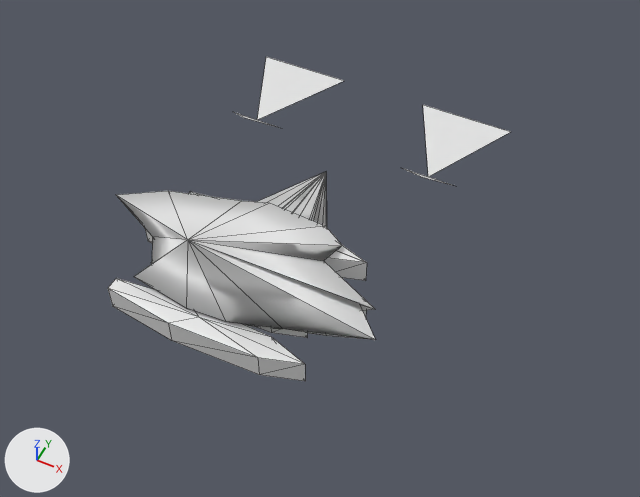
Two versions of the OBJ model GameData/Meshes/Designs/cryo/cryo_bomber_mk2_24.obj, one commit apart.
Both versions are drawn from a camera (50 mm lens) standing at (2.47, -3.66, 5.31) and looking at (0.47, 0.35, 0.3). Lighting does not change. The marker at lower left points along +X, +Y and +Z. The older version comes first. Mesh edges are drawn as thin lines. Where no turn or scale is listed for an object, it has been applied to the vertices. Vertices at exactly the same position are counted once.

Script lines for the objects in view, before the commit:
```python
me_cryo_bomber_mk2_24 = bpy.data.meshes.new('cryo_bomber_mk2_24')
me_cryo_bomber_mk2_24.from_pydata(...)  # 112 vertices, 148 faces; spans x -1.27..1.27, y -0.74..2.64, z 0.0..1.09
ob_cryo_bomber_mk2_24 = bpy.data.objects.new('cryo_bomber_mk2_24', me_cryo_bomber_mk2_24)
ob_cryo_bomber_mk2_24.location = (0.0, 0.0, 0.0)
```
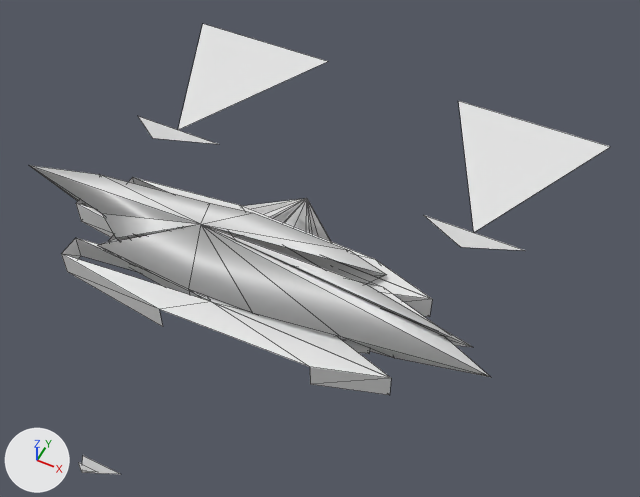
Pixel boxes (x1, y1, x2, y2) of what changed, in the pictures (640 x 497 px; the box of a moved part takes in the faces that stretch with it):
'cryo_bomber_mk2_24', reshaped (44% wider, 39% taller): before (108, 57, 510, 381); after (29, 24, 610, 474)
part 1 of me_cryo_bomber_mk2_24, moved or reshaped (mostly hidden): before (151, 262, 307, 338); after (108, 235, 370, 354)
part 2 of me_cryo_bomber_mk2_24, rebuilt (77% wider, 26% taller): before (116, 172, 376, 340); after (29, 165, 490, 377)
part 3 of me_cryo_bomber_mk2_24, rebuilt (70% wider, 55% taller): before (189, 191, 367, 281); after (129, 177, 432, 317)
part 4 of me_cryo_bomber_mk2_24, rebuilt (mostly hidden): before (145, 229, 366, 318); after (76, 200, 436, 332)
part 5 of me_cryo_bomber_mk2_24, rebuilt (67% wider, 52% taller): before (108, 278, 305, 381); after (61, 238, 391, 395)
part 6 of me_cryo_bomber_mk2_24, deleted: before (257, 57, 344, 120)
part 7 of me_cryo_bomber_mk2_24, deleted: before (234, 112, 280, 128)
part 8 of me_cryo_bomber_mk2_24, deleted: before (423, 105, 510, 177)
part 9 of me_cryo_bomber_mk2_24, deleted: before (402, 168, 451, 185)
part 10 of me_cryo_bomber_mk2_24, added: after (79, 24, 610, 474)

What the commit changed:
me_cryo_bomber_mk2_24 is used by ob_cryo_bomber_mk2_24; location (0.0, 0.0, 0.0).
Verts and faces of me_cryo_bomber_mk2_24; kept vertices keep their numbers, new ones are numbered from 112.
me_cryo_bomber_mk2_24 had 112 vertices, 148 faces and spanned x -1.27..1.27, y -0.74..2.64, z 0.0..1.09.
me_cryo_bomber_mk2_24 now has 126 vertices, 130 faces and spans x -2.13..2.13, y -1.98..2.84, z 0.0..1.09.
me_cryo_bomber_mk2_24 part 1: the loose piece of 17 vertices spanning x -0.61..0.68, y -0.37..-0.17, z 0.05..0.3 is scaled about its middle by (1.68, 1.68, 1), then moved by (0.02, 0.07, 0.0).
me_cryo_bomber_mk2_24 part 2: the loose piece of 34 vertices spanning x -1.24..1.2, y -0.6..1.42, z 0.0..1.09 is rebuilt with 34 vertices and now spans x -2.08..2.01, y -0.44..1.05, z 0.0..1.09.
me_cryo_bomber_mk2_24 part 3: the loose piece of 17 vertices spanning x -0.75..0.84, y 0.29..0.53, z 0.05..0.3 is rebuilt with 17 vertices and now spans x -1.27..1.41, y 0.1..0.51, z 0.05..0.3.
me_cryo_bomber_mk2_24 part 4: the loose piece of 17 vertices spanning x -0.89..0.99, y -0.08..0.21, z 0.05..0.3 is rebuilt with 17 vertices and now spans x -1.5..1.67, y -0.19..0.29, z 0.05..0.3.
me_cryo_bomber_mk2_24 part 5: the loose piece of 15 vertices spanning x -0.76..0.84, y -0.74..-0.49, z 0.05..0.3 is rebuilt with 17 vertices and now spans x -1.27..1.41, y -0.66..-0.25, z 0.05..0.3.
me_cryo_bomber_mk2_24 part 6: the loose piece of 3 vertices spanning x -1.27..-0.41, y 1.69..2.64, z 0.0..0.06 is deleted.
me_cryo_bomber_mk2_24 part 7: the loose piece of 3 vertices spanning x -1.1..-0.58, y 1.47..1.69, z 0.06..0.24 is deleted.
me_cryo_bomber_mk2_24 part 8: the loose piece of 3 vertices spanning x 0.41..1.27, y 1.69..2.64, z 0.0..0.06 is deleted.
me_cryo_bomber_mk2_24 part 9: the loose piece of 3 vertices spanning x 0.58..1.1, y 1.47..1.69, z 0.06..0.24 is deleted.
Part 10, on me_cryo_bomber_mk2_24:
New vertex 112 is at (-1.41, 1.25, 0.06), pixel (177, 129).
New vertex 113 is at (-2.13, 2.84, 0.0), pixel (202, 23).
New vertex 114 is at (-0.68, 2.84, 0.0), pixel (328, 61).
New vertex 115 is at (-1.41, 0.89, 0.24), pixel (152, 138).
New vertex 116 is at (-1.84, 1.25, 0.06), pixel (137, 115).
New vertex 117 is at (-0.97, 1.25, 0.06).
New vertex 118 is at (1.41, 1.25, 0.06), pixel (473, 232).
New vertex 119 is at (0.68, 2.84, 0.0), pixel (458, 100).
New vertex 120 is at (2.13, 2.84, 0.0), pixel (610, 146).
New vertex 121 is at (1.41, 0.89, 0.24), pixel (460, 247).
New vertex 122 is at (0.97, 1.25, 0.06), pixel (423, 215).
New vertex 123 is at (1.84, 1.25, 0.06), pixel (525, 250).
New vertex 124 is at (-0.15, -1.82, 0.16), pixel (82, 455).
New vertex 125 is at (0.15, -1.82, 0.16), pixel (121, 474).
New vertex 126 is at (0.0, -1.98, 0.33), pixel (81, 472).
New vertex 127 is at (-0.08, -1.92, 0.3), pixel (78, 462).
New vertex 128 is at (0.08, -1.92, 0.3), pixel (98, 472).
New vertex 129 is at (0.0, -1.98, 0.35), pixel (80, 470).
New vertex 130 is at (-0.2, -0.24, 0.65).
New vertex 131 is at (0.2, -0.24, 0.65).
New vertex 132 is at (0.0, -0.32, 0.71).
New vertex 133 is at (-0.3, 0.32, 0.04).
New vertex 134 is at (0.3, 0.32, 0.04).
New vertex 135 is at (0.0, 0.24, 0.1).
New faces: (112, 113, 114), (115, 116, 117), (118, 119, 120), (121, 122, 123), (124, 125, 126), (127, 128, 129).
New faces: (130, 131, 132), (133, 134, 135).
